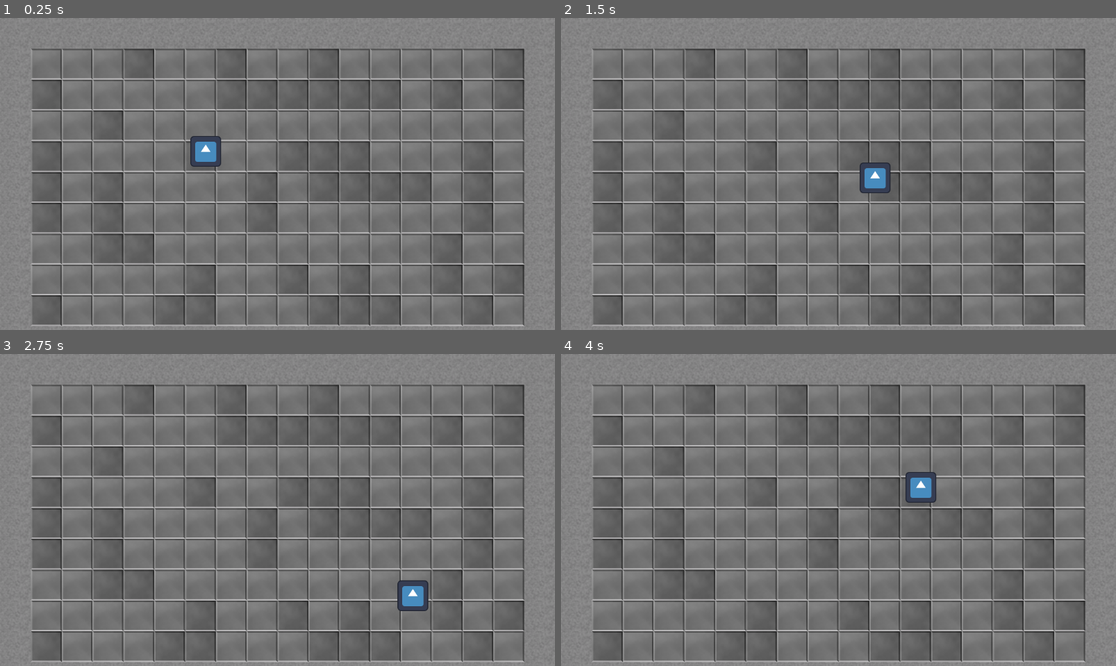
Above: before the commit, frames 1-4 (two rows, left to right).
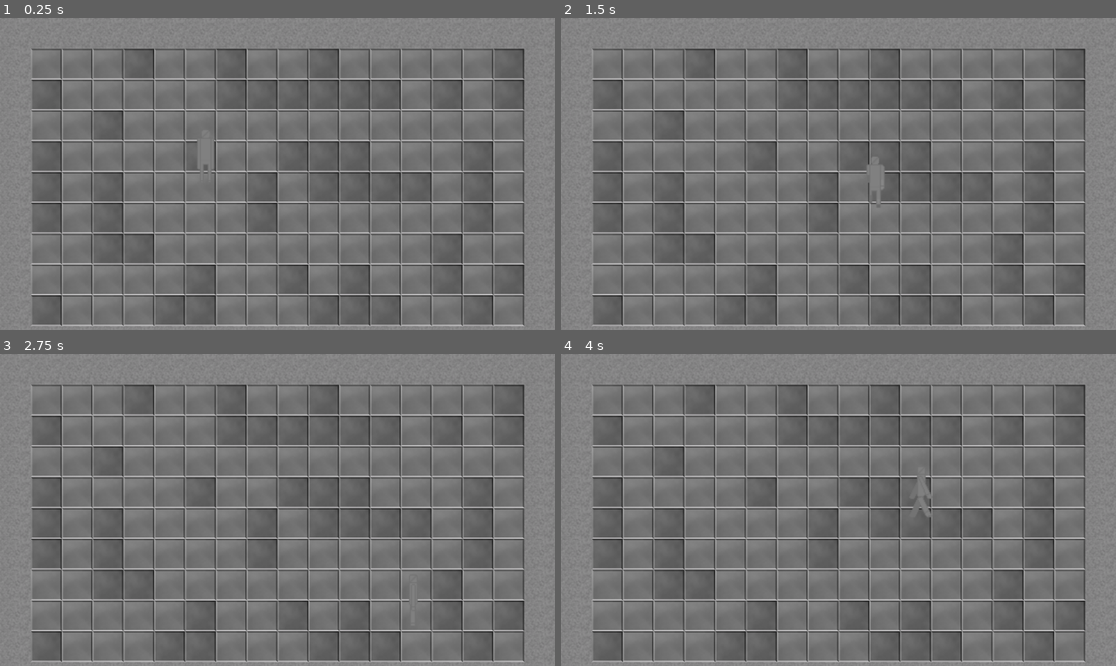
Above: after the commit, the same moments.

Repository: pagefile/godotwild86
Game: Godot game, scene res://levels/test_level.tscn
Same seed, same stepped clock (60 frames per second), same inputs: the game is played once before the commit and once after it. The project has no main scene, so this scene is started directly. The engine's default icon, where the game draws it, is replaced by a stand-in: a white triangle on a blue panel in a dark square.
Inputs:
- Up to frame 1 (0.25 s): no input
- Up to frame 2 (1.5 s): tap Enter at 0.5 s; hold D (Move Right) 0.53-1.28 s; hold S (Move Down) from 1.28 s (still down)
- Up to frame 3 (2.75 s): release S (Move Down) at 2.03 s; hold D (Move Right) from 2.03 s (still down)
- Up to frame 4 (4 s): release D (Move Right) at 2.78 s; hold W (Move Up) 2.78-3.53 s; hold A (Move Left) from 3.53 s (still down)

The runs differ from the first frame. In frame 1, 0.6% of the frame differs, in the area x 34-40%, y 37-50%; in frame 2, 0.6%; in frame 3, 0.5%; in frame 4, 0.6%, in the area x 62-68%, y 37-53%.

Commit message:
Sprite Improvment
Changed the Godot Logo to the npc sprite with animation

Diff:
--- a/scripts/CharacterControllerInput.gd
+++ b/scripts/CharacterControllerInput.gd
@@ -17,4 +17,5 @@
 	var input_dir = Input.get_vector("Move Left", "Move Right", "Move Up", "Move Down")
 	if input_dir.length_squared() > 1:
 		input_dir = input_dir.normalized()
+	_character.facing = input_dir
 	_character.move(input_dir)
--- a/scripts/character.gd
+++ b/scripts/character.gd
@@ -4,8 +4,17 @@
 @export var _speed = 300.0
 
 var _movement : Vector2
-
+var facing = Vector2(0,0)
+var anim = {
+	Vector2(0,0): "idle_f",
+	Vector2(1,0): "walk_s",
+	Vector2(-1,0): "walk_s",
+	Vector2(0,1): "walk_f",
+	Vector2(0,-1): "walk_b"
+}
 func _physics_process(delta):
+	if anim.has(_movement):
+		$Sprite.play(anim[_movement.round()])
 	velocity = _movement * _speed
 	move_and_slide()
 
--- a/test_character.tscn
+++ b/test_character.tscn
@@ -1,17 +1,153 @@
-[gd_scene load_steps=4 format=3 uid="uid://c0i6cvqo6mrxs"]
+[gd_scene load_steps=19 format=3 uid="uid://c0i6cvqo6mrxs"]
 
-[ext_resource type="Texture2D" uid="uid://gj4mil5ofeab" path="res://icon.svg" id="1_fksbf"]
 [ext_resource type="Script" uid="uid://6qwqi33xdw5k" path="res://scripts/character.gd" id="1_num78"]
+[ext_resource type="Texture2D" uid="uid://tsiml5sihg6p" path="res://textures/Np.png" id="2_num78"]
 
 [sub_resource type="RectangleShape2D" id="RectangleShape2D_fksbf"]
 size = Vector2(62, 62)
 
+[sub_resource type="AtlasTexture" id="AtlasTexture_446ey"]
+atlas = ExtResource("2_num78")
+region = Rect2(0, 0, 64, 64)
+
+[sub_resource type="AtlasTexture" id="AtlasTexture_h7y0j"]
+atlas = ExtResource("2_num78")
+region = Rect2(64, 64, 64, 64)
+
+[sub_resource type="AtlasTexture" id="AtlasTexture_006j3"]
+atlas = ExtResource("2_num78")
+region = Rect2(64, 0, 64, 64)
+
+[sub_resource type="AtlasTexture" id="AtlasTexture_hpsvj"]
+atlas = ExtResource("2_num78")
+region = Rect2(128, 0, 64, 64)
+
+[sub_resource type="AtlasTexture" id="AtlasTexture_27wch"]
+atlas = ExtResource("2_num78")
+region = Rect2(0, 64, 64, 64)
+
+[sub_resource type="AtlasTexture" id="AtlasTexture_6tbdf"]
+atlas = ExtResource("2_num78")
+region = Rect2(0, 0, 64, 64)
+
+[sub_resource type="AtlasTexture" id="AtlasTexture_j6j2g"]
+atlas = ExtResource("2_num78")
+region = Rect2(64, 0, 64, 64)
+
+[sub_resource type="AtlasTexture" id="AtlasTexture_5cs6u"]
+atlas = ExtResource("2_num78")
+region = Rect2(128, 0, 64, 64)
+
+[sub_resource type="AtlasTexture" id="AtlasTexture_c4xpt"]
+atlas = ExtResource("2_num78")
+region = Rect2(0, 64, 64, 64)
+
+[sub_resource type="AtlasTexture" id="AtlasTexture_tjiau"]
+atlas = ExtResource("2_num78")
+region = Rect2(0, 0, 64, 64)
+
+[sub_resource type="AtlasTexture" id="AtlasTexture_7lp8l"]
+atlas = ExtResource("2_num78")
+region = Rect2(128, 64, 64, 64)
+
+[sub_resource type="AtlasTexture" id="AtlasTexture_fi5p0"]
+atlas = ExtResource("2_num78")
+region = Rect2(0, 128, 64, 64)
+
+[sub_resource type="AtlasTexture" id="AtlasTexture_y0nyx"]
+atlas = ExtResource("2_num78")
+region = Rect2(64, 128, 64, 64)
+
+[sub_resource type="AtlasTexture" id="AtlasTexture_p86d5"]
+atlas = ExtResource("2_num78")
+region = Rect2(64, 64, 64, 64)
+
+[sub_resource type="SpriteFrames" id="SpriteFrames_s7tkf"]
+animations = [{
+"frames": [{
+"duration": 1.0,
+"texture": SubResource("AtlasTexture_446ey")
+}],
+"loop": true,
+"name": &"idle_b",
+"speed": 5.0
+}, {
+"frames": [{
+"duration": 1.0,
+"texture": SubResource("AtlasTexture_446ey")
+}],
+"loop": true,
+"name": &"idle_f",
+"speed": 5.0
+}, {
+"frames": [{
+"duration": 1.0,
+"texture": SubResource("AtlasTexture_h7y0j")
+}],
+"loop": true,
+"name": &"idle_s",
+"speed": 5.0
+}, {
+"frames": [{
+"duration": 1.0,
+"texture": SubResource("AtlasTexture_006j3")
+}, {
+"duration": 1.0,
+"texture": SubResource("AtlasTexture_hpsvj")
+}, {
+"duration": 1.0,
+"texture": SubResource("AtlasTexture_27wch")
+}, {
+"duration": 1.0,
+"texture": SubResource("AtlasTexture_6tbdf")
+}],
+"loop": true,
+"name": &"walk_b",
+"speed": 5.0
+}, {
+"frames": [{
+"duration": 1.0,
+"texture": SubResource("AtlasTexture_j6j2g")
+}, {
+"duration": 1.0,
+"texture": SubResource("AtlasTexture_5cs6u")
+}, {
+"duration": 1.0,
+"texture": SubResource("AtlasTexture_c4xpt")
+}, {
+"duration": 1.0,
+"texture": SubResource("AtlasTexture_tjiau")
+}],
+"loop": true,
+"name": &"walk_f",
+"speed": 5.0
+}, {
+"frames": [{
+"duration": 1.0,
+"texture": SubResource("AtlasTexture_7lp8l")
+}, {
+"duration": 1.0,
+"texture": SubResource("AtlasTexture_fi5p0")
+}, {
+"duration": 1.0,
+"texture": SubResource("AtlasTexture_y0nyx")
+}, {
+"duration": 1.0,
+"texture": SubResource("AtlasTexture_p86d5")
+}],
+"loop": true,
+"name": &"walk_s",
+"speed": 5.0
+}]
+
 [node name="TestCharacter" type="CharacterBody2D"]
 script = ExtResource("1_num78")
 
-[node name="Sprite2D" type="Sprite2D" parent="."]
-scale = Vector2(0.5, 0.5)
-texture = ExtResource("1_fksbf")
-
 [node name="CollisionShape" type="CollisionShape2D" parent="."]
 shape = SubResource("RectangleShape2D_fksbf")
+
+[node name="Sprite" type="AnimatedSprite2D" parent="."]
+scale = Vector2(2, 2)
+sprite_frames = SubResource("SpriteFrames_s7tkf")
+animation = &"walk_s"
+frame_progress = 0.3303905
Not shown: 1 places in levels/test_level.tscn that only renumber resources
Binary file added: textures/Np.png
Not shown, added: textures/Np.png.import
